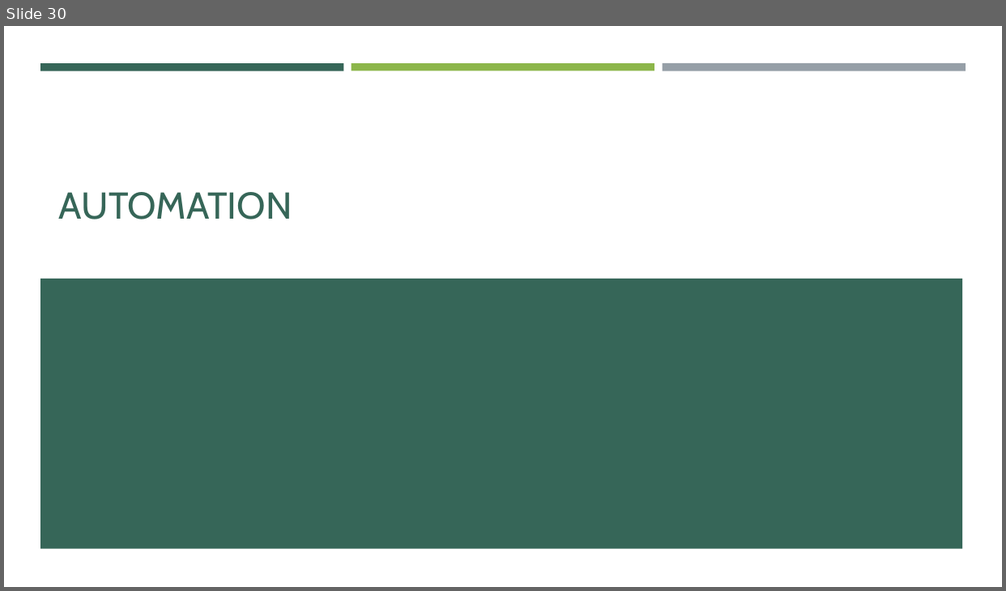
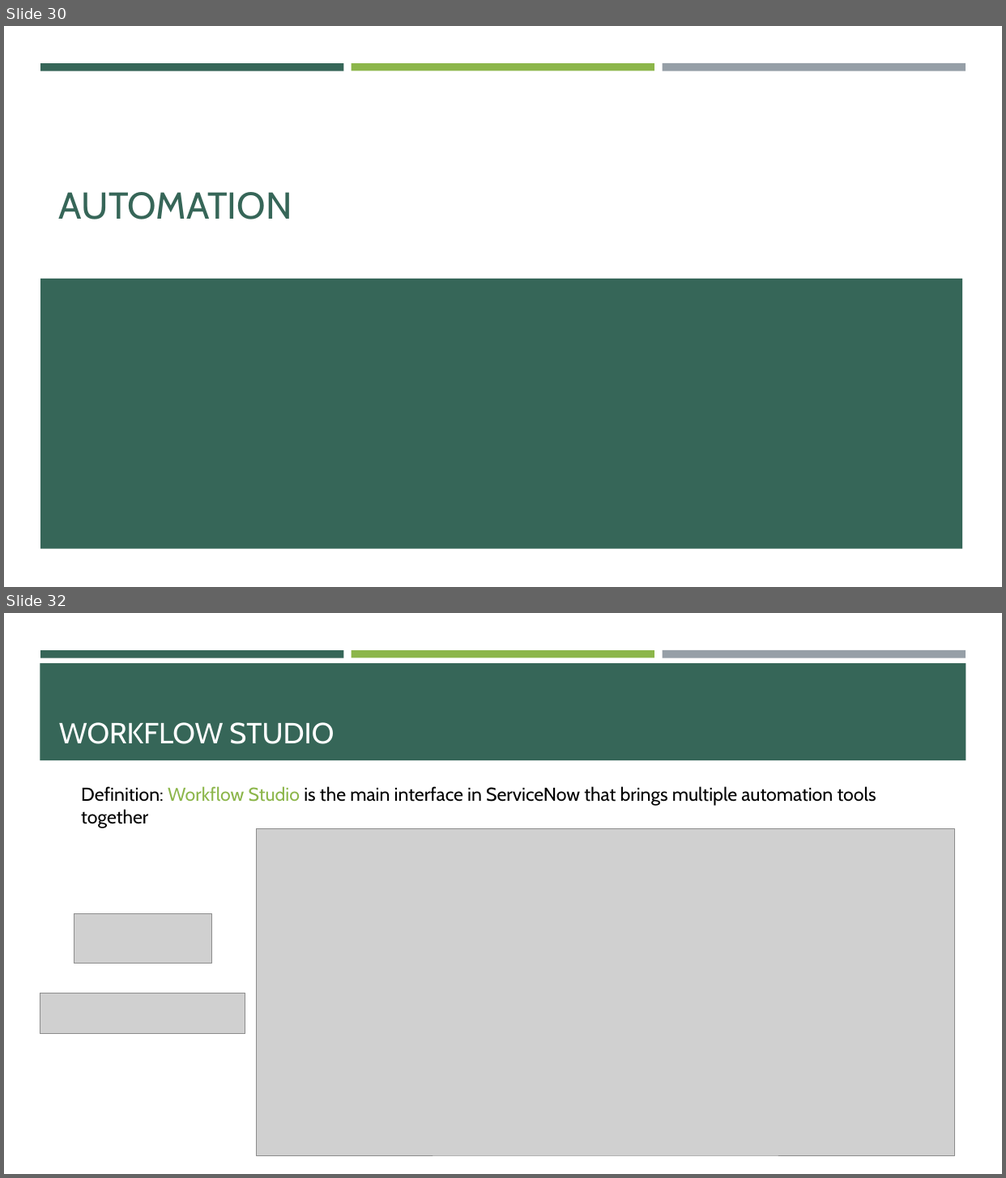
Before and after one commit to e-m-wilson/SNOW, a slide deck: Week_5/Self_Service_&_Automation.pptx. Shown one above the other, each under a label of ours: slide 30 before the commit, slides 30 and 32 after it; the slides between them are not shown. The pictures are 1006x591 and 1006x1178 pixels, drawn with LibreOffice and Linux fonts; fonts in the diff are those of the drawing; grey boxes stand for pictures. Boxes give left, top, right and bottom in pixels: in the first picture for what was removed or moved away, otherwise in the second. Text is boxed around its words. In the diff, an @@ line names an element or a change of style, - is before the commit and + after.

```diff
--- a/Week_5/Self_Service_&_Automation.pptx
+++ b/Week_5/Self_Service_&_Automation.pptx
@@ slide 32 added at [4, 613, 1002, 1174], background #FFFFFF; not listed: 3 template elements that a slide beside it also shows @@
@@ rectangle added at [40, 663, 966, 760], fill #366658 @@
@@ title added at [59, 722, 334, 744], 28 pt, text #FFFFFF @@
+WORKFLOW STUDIO
@@ text added at [81, 786, 876, 806], 18 pt, text #000000 @@
+Definition: Workflow Studio is the main interface in ServiceNow that brings multiple automation tools together
@@ picture added at [256, 829, 954, 1156] @@
@@ picture added at [74, 914, 211, 964] @@
@@ picture added at [40, 994, 245, 1033] @@
```
Also in this commit, not shown: 1 slide changed, 11 other slides added, 1 slide removed.
